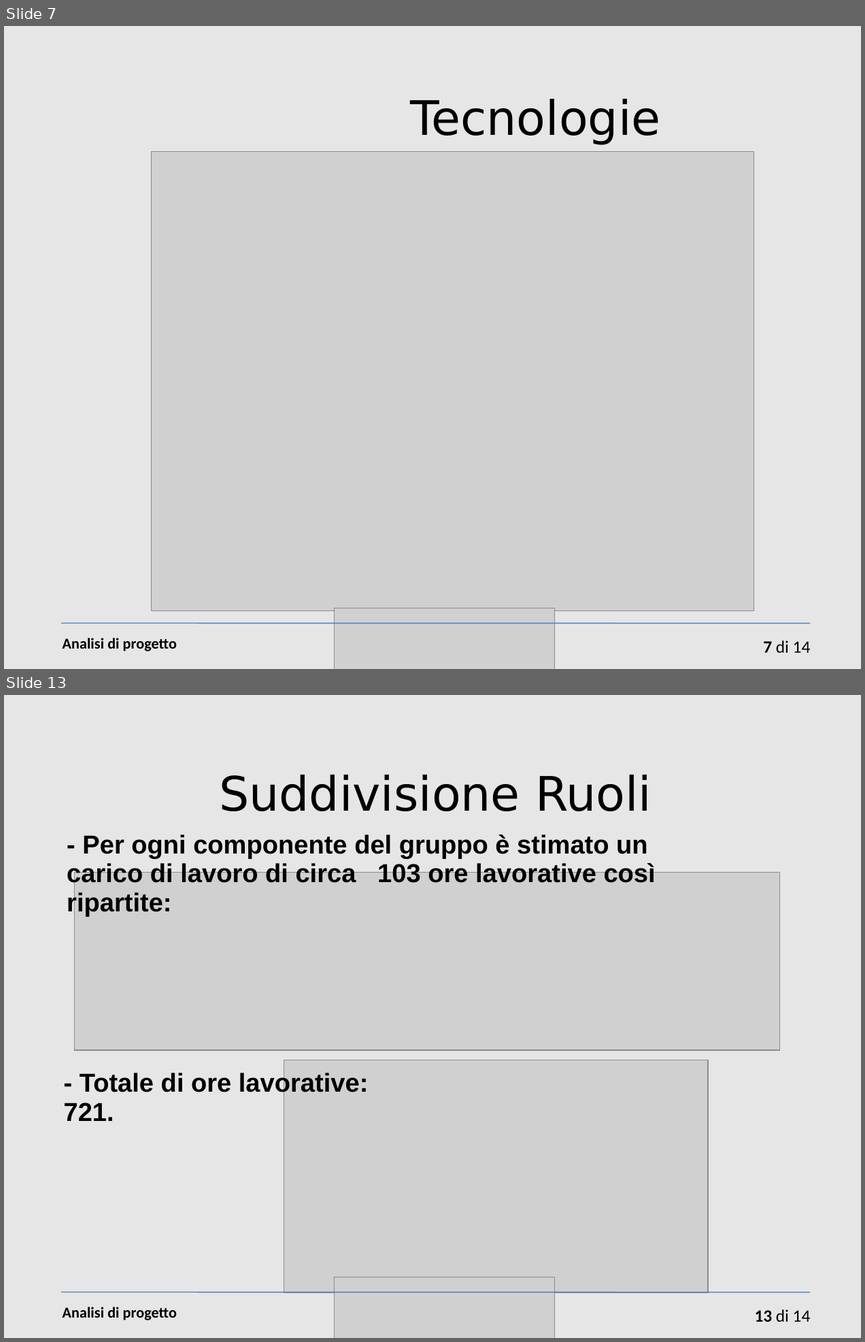
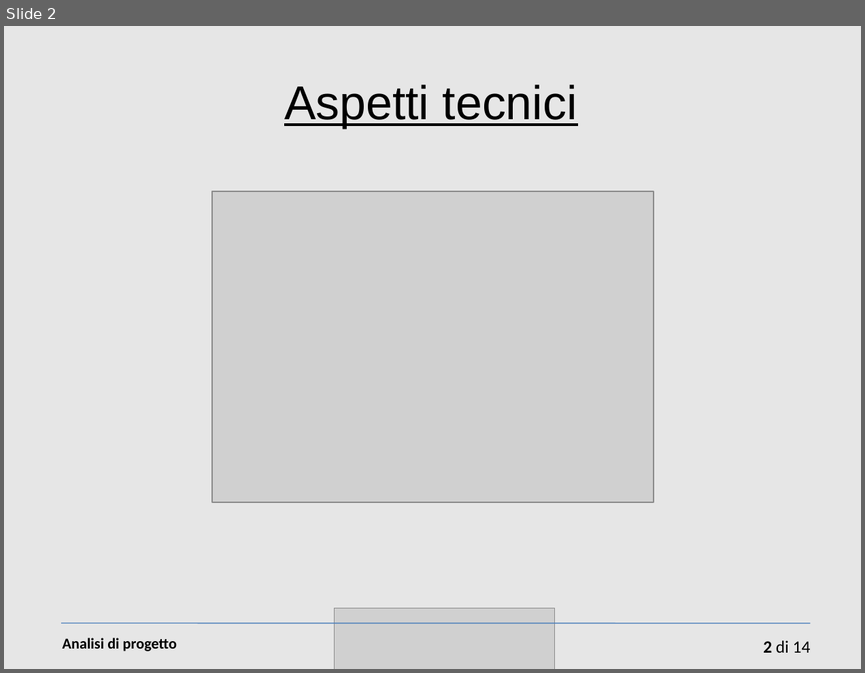
Before and after one commit to sevenfold-IS2011/woty_SGP, a slide deck: 2 dettagli tecnici/Presentazione-cap2.ppt. Shown one above the other, each under a label of ours: slides 7 and 13 before the commit, slide 2 after it; the slides between them are not shown. The pictures are 865x1342 and 865x673 pixels, drawn with LibreOffice and Linux fonts; fonts in the diff are those of the drawing; grey boxes stand for pictures. Boxes give left, top, right and bottom in pixels: in the first picture for what was removed or moved away, otherwise in the second. Text is boxed around its words. In the diff, an @@ line names an element or a change of style, - is before the commit and + after.

```diff
--- a/2 dettagli tecnici/Presentazione-cap2.ppt
+++ b/2 dettagli tecnici/Presentazione-cap2.ppt
@@ slide 13 removed at (x1=4, y1=695, x2=861, y2=1338), background #E6E6E6 @@
@@ text removed at (x1=219, y1=775, x2=651, y2=811) @@
-Suddivisione Ruoli
@@ text removed at (x1=67, y1=834, x2=655, y2=917) @@
-- Per ogni componente del gruppo è stimato un carico di lavoro di circa 103 ore lavorative così ripartite:
@@ picture removed at (x1=74, y1=872, x2=779, y2=1051) @@
@@ picture removed at (x1=284, y1=1059, x2=708, y2=1292) @@
@@ text removed at (x1=64, y1=1071, x2=368, y2=1121) @@
-- Totale di ore lavorative: 721.
@@ picture removed at (x1=334, y1=1276, x2=555, y2=1338) @@
@@ line removed from (62, 1292) to (810, 1292) @@
@@ text removed at (x1=62, y1=1306, x2=177, y2=1320) @@
-Analisi di progetto
@@ page number removed at (x1=755, y1=1309, x2=810, y2=1321) @@
-13 di 14
@@ what was slide 7 is now slide 2 @@
@@ slide 2 changed as well @@
@@ title added at (x1=284, y1=84, x2=577, y2=129), 44 pt, text #000000, underline @@
+Aspetti tecnici
@@ text removed at (x1=411, y1=99, x2=661, y2=145) @@
-Tecnologie
@@ picture resized from (x1=152, y1=151, x2=754, y2=610) to (x1=212, y1=192, x2=654, y2=503) @@
@@ page number at (x1=763, y1=640, x2=810, y2=652): text changed @@
-7 di 14
+2 di 14
```
Also in this commit, not shown: 1 other slide changed, 7 slides added, 11 other slides removed, 1 other file.
